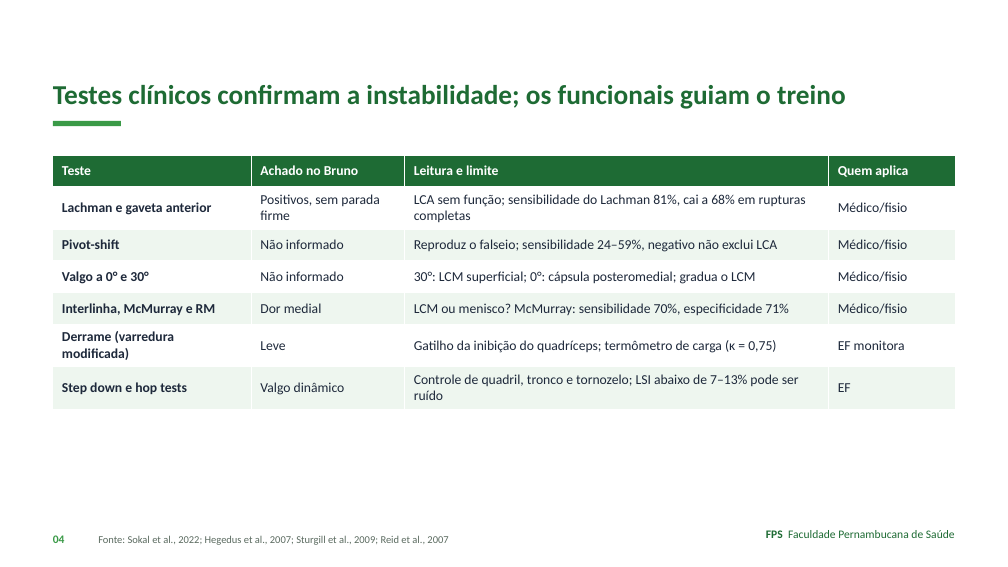
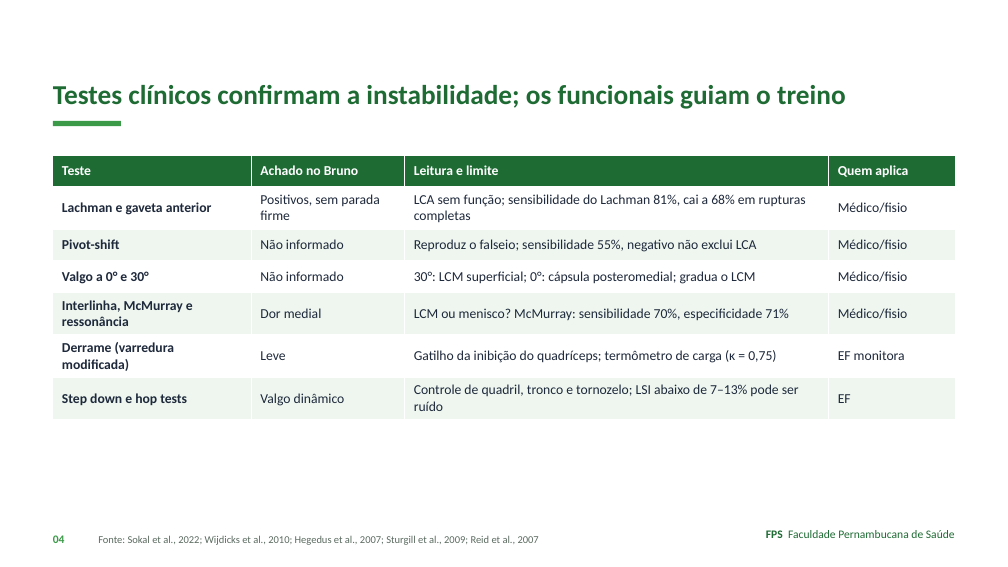
Before and after one commit to Institutomoraisandrade/CRM, a slide deck: slide 4 of trabalho-fps/trabalhos/2026-11-09-caso04-lca-lcm/apresentacao.pptx. Drawn at 1008x567 pixels with LibreOffice and Linux fonts; fonts in the diff are those of the drawing. Boxes give left, top, right and bottom in pixels: in the first picture for what was removed or moved away, otherwise in the second. Text is boxed around its words. In the diff, an @@ line names an element or a change of style, - is before the commit and + after.

```diff
--- a/trabalho-fps/trabalhos/2026-11-09-caso04-lca-lcm/apresentacao.pptx
+++ b/trabalho-fps/trabalhos/2026-11-09-caso04-lca-lcm/apresentacao.pptx
@@ table at (53, 155, 956, 415) @@
-row 3, column 3: Reproduz o falseio; sensibilidade 24–59%, negativo não exclui LCA
+row 3, column 3: Reproduz o falseio; sensibilidade 55%, negativo não exclui LCA
-row 5, column 1: Interlinha, McMurray e RM
+row 5, column 1: Interlinha, McMurray e ressonância
@@ text at (98, 535, 539, 545): text changed @@
-Fonte: Sokal et al., 2022; Hegedus et al., 2007; Sturgill et al., 2009; Reid et al., 2007
+Fonte: Sokal et al., 2022; Wijdicks et al., 2010; Hegedus et al., 2007; Sturgill et al., 2009; Reid et al., 2007
```
Also in this commit, not shown: 11 other slides changed, 1 slide added, 8 other files.
